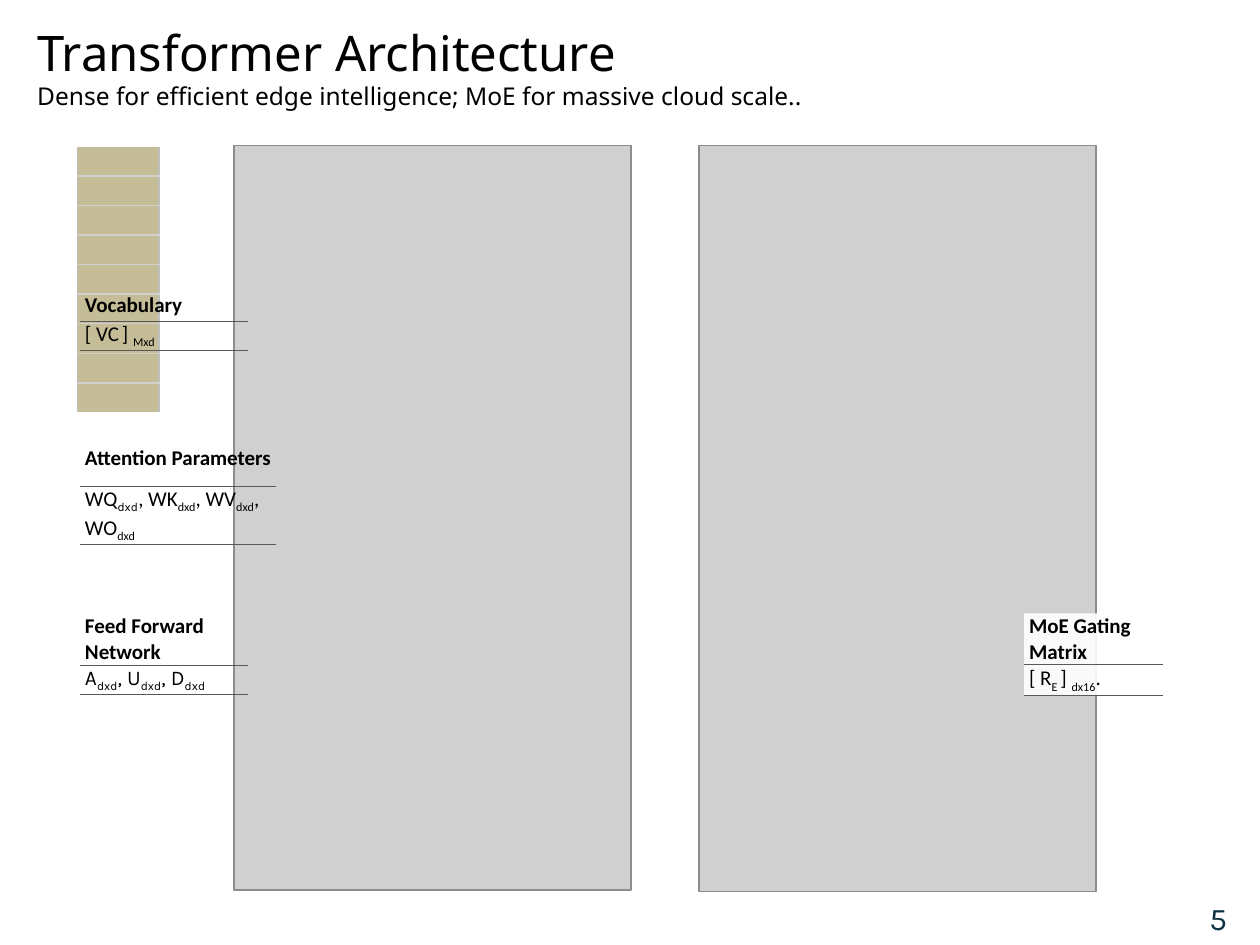
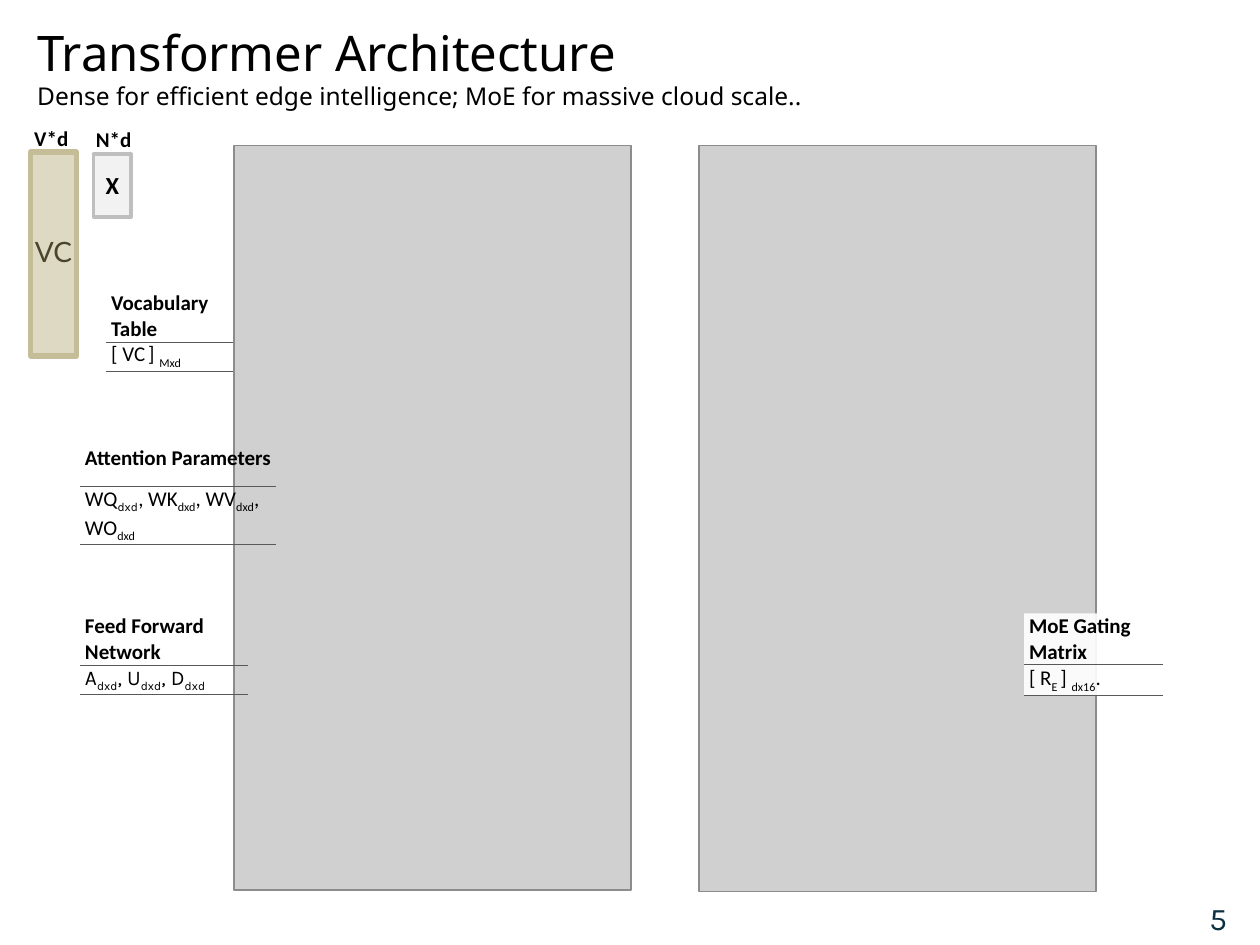
Before and after one commit to navibator/crazy-ai, a slide deck: slide 6 of gemma-v4-0914.pptx. Drawn at 1260x945 pixels with LibreOffice and Linux fonts; fonts in the diff are those of the drawing; grey boxes stand for pictures; background and template pictures are left out. Boxes give left, top, right and bottom in pixels: in the first picture for what was removed or moved away, otherwise in the second. Text is boxed around its words. In the diff, an @@ line names an element or a change of style, - is before the commit and + after.

```diff
--- a/gemma-v4-0914.pptx
+++ b/gemma-v4-0914.pptx
@@ text added at bbox=[34, 131, 68, 153], 12 pt, text #000000, bold @@
+V*d
@@ table removed at bbox=[77, 146, 159, 412], 9 rows, 1 columns @@
-
-
-
-
-
-
-
-
-
@@ text added at bbox=[96, 132, 131, 154], 12 pt, text #000000, bold @@
+N*d
@@ rectangle added at bbox=[30, 152, 76, 357], fill #DDD9C3, outline #C4BD97 3 pt, 16 pt, text #4A452A @@
+VC
@@ rectangle added at bbox=[93, 154, 131, 217], fill #F2F2F2, outline #BFBFBF 2 pt, 14 pt, text #000000, bold @@
+X
@@ table at bbox=[106, 291, 233, 371] @@
-row 1, column 1: Vocabulary
+row 1, column 1: Vocabulary / Table
@@ table: place and size @@
-table at bbox=[81, 291, 249, 350]
+table at bbox=[106, 291, 233, 371]
```
Also in this commit, not shown: 3 other slides changed.
